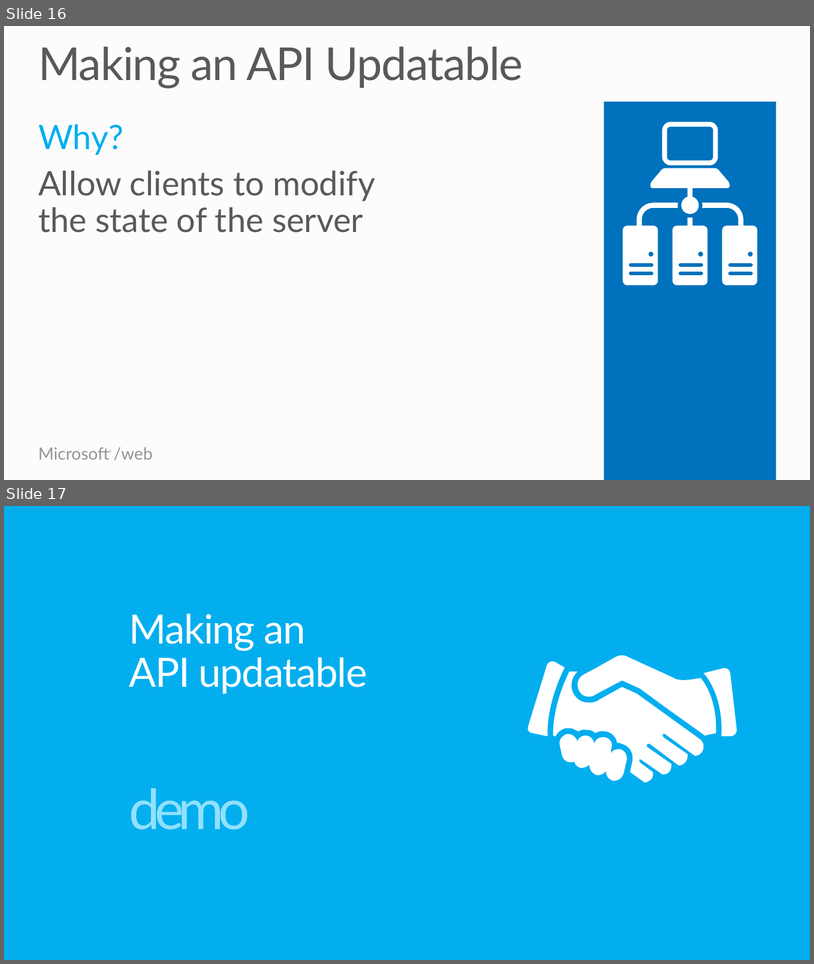
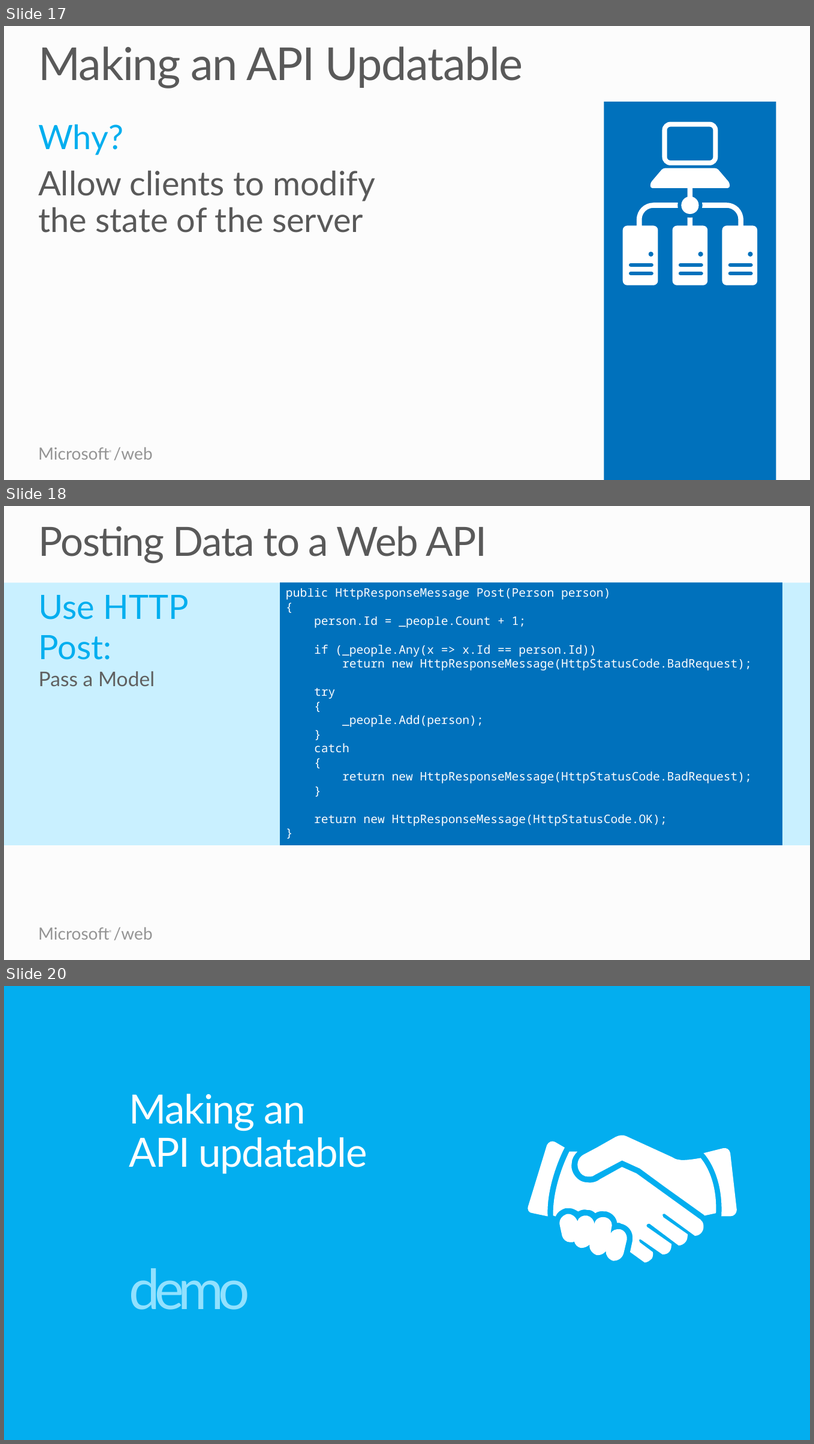
Before and after one commit to Microsoft-Web/WebTK-Presentations, a slide deck: AddingWebApiToASPNETSite/AddingWebApiToASPNETSite.pptx. Shown one above the other, each under a label of ours: slides 16 and 17 before the commit, slides 17, 18 and 20 after it; the slides between them are not shown. The pictures are 814x964 and 814x1444 pixels, drawn with LibreOffice and Linux fonts; fonts in the diff are those of the drawing. Boxes give left, top, right and bottom in pixels: in the first picture for what was removed or moved away, otherwise in the second. Text is boxed around its words. In the diff, an @@ line names an element or a change of style, - is before the commit and + after.

```diff
--- a/AddingWebApiToASPNETSite/AddingWebApiToASPNETSite.pptx
+++ b/AddingWebApiToASPNETSite/AddingWebApiToASPNETSite.pptx
@@ slide 18 added at bbox=[4, 506, 810, 960], background #FCFCFC; not listed: 2 template elements that a slide beside it also shows @@
@@ title added at bbox=[38, 526, 487, 563], 48 pt, text #595959 @@
+Posting Data to a Web API
@@ rectangle added at bbox=[4, 583, 810, 846], fill #C9F0FF @@
@@ text added at bbox=[39, 595, 189, 686], 40 pt, text #00AEEF @@
+Use HTTP Post:
+Pass a Model
@@ rectangle added at bbox=[280, 582, 783, 845], fill #0071BC, 14 pt, text #FFFFFF @@
+public HttpResponseMessage Post(Person person)
+{
+person.Id = _people.Count + 1;
+if (_people.Any(x => x.Id == person.Id))
+return new HttpResponseMessage(HttpStatusCode.BadRequest);
+try
+{
+_people.Add(person);
+}
+catch
+{
+return new HttpResponseMessage(HttpStatusCode.BadRequest);
+}
+return new HttpResponseMessage(HttpStatusCode.OK);
+}
@@ what was slide 16 is now slide 17 @@
@@ what was slide 17 is now slide 20 @@
```
Also in this commit, not shown: 2 slides changed, 4 other slides added, 3 slides removed, 1 other file.
